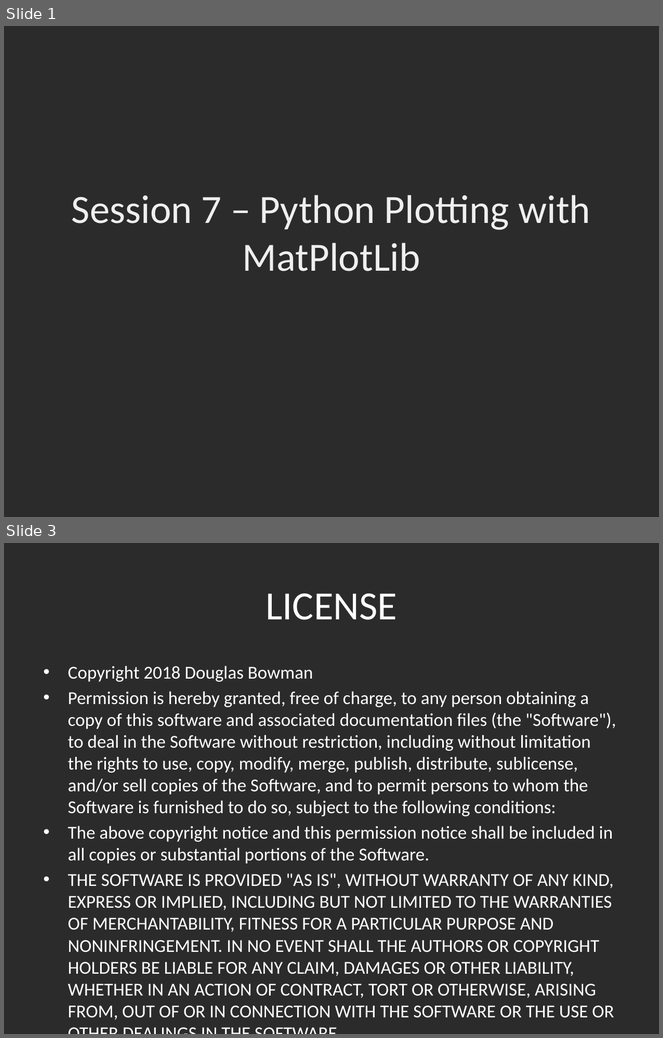
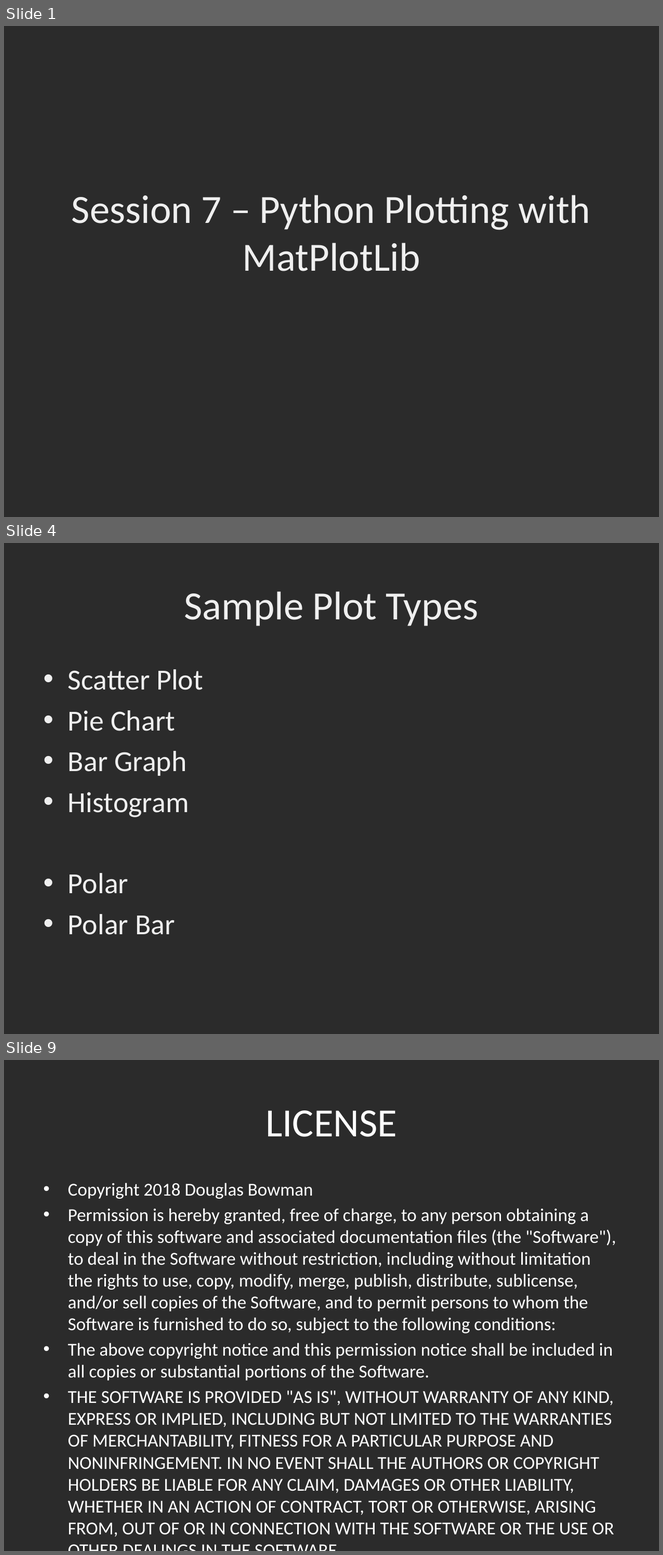
Before and after one commit to dbowmans46/PracticalProgramming, a slide deck: Session 7 - Python/Instructional Material/Session 7 - Python Plotting with MatPlotLib.pptx. Shown one above the other, each under a label of ours: slides 1 and 3 before the commit, slides 1, 4 and 9 after it; the slides between them are not shown. The pictures are 663x1038 and 663x1555 pixels, drawn with LibreOffice and Linux fonts; fonts in the diff are those of the drawing; background and template pictures are left out; a plain dark background stands for a picture behind light text. Boxes give left, top, right and bottom in pixels: in the first picture for what was removed or moved away, otherwise in the second. Text is boxed around its words. In the diff, an @@ line names an element or a change of style, - is before the commit and + after.

```diff
--- a/Session 7 - Python/Instructional Material/Session 7 - Python Plotting with MatPlotLib.pptx
+++ b/Session 7 - Python/Instructional Material/Session 7 - Python Plotting with MatPlotLib.pptx
@@ slide 4 added at (4, 543, 659, 1034), background picture (left out) @@
@@ title added at (184, 591, 479, 626), 44 pt, text #EFEFEF @@
+Sample Plot Types
@@ text added at (68, 669, 203, 935), 32 pt, text #EFEFEF @@
+• Scatter Plot
+• Pie Chart
+• Bar Graph
+• Histogram
+• Polar
+• Polar Bar
@@ what was slide 3 is now slide 9 @@
```
Also in this commit, not shown: 1 slide changed, 5 other slides added.
